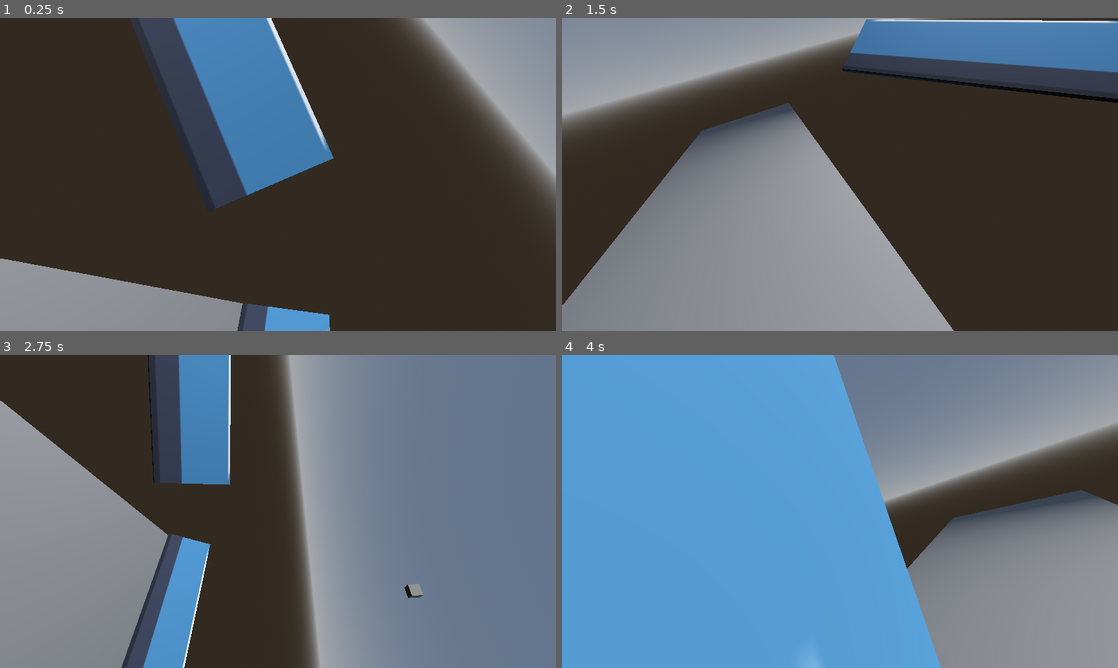
Above: before the commit, frames 1-4 (two rows, left to right).
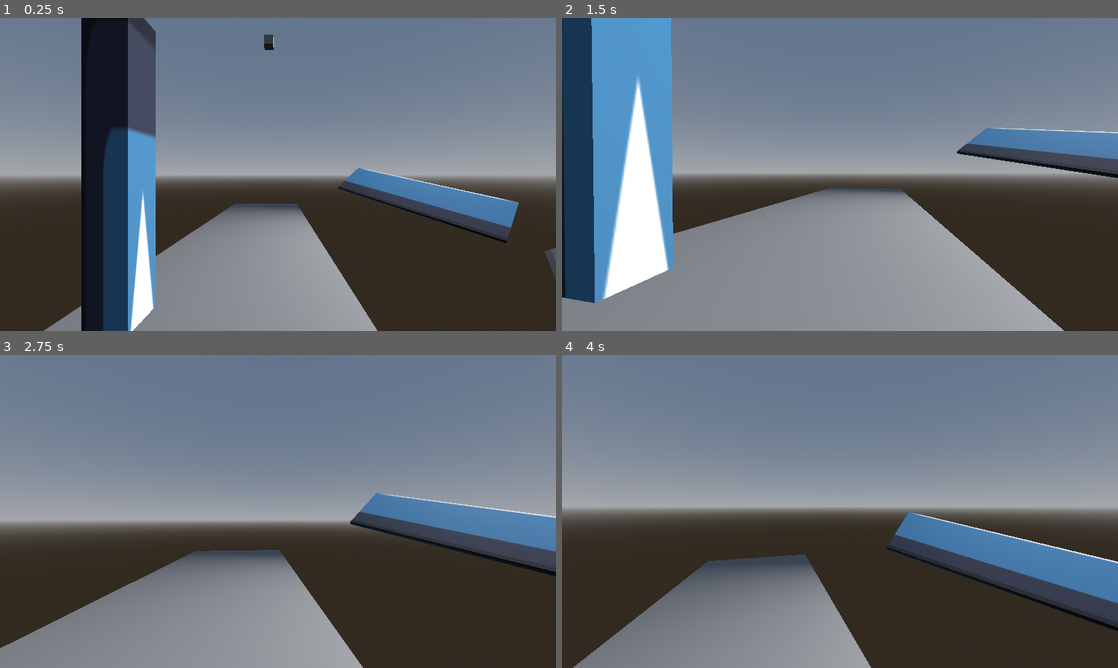
Above: after the commit, the same moments.

Repository: DanTheDan64/titan-trackers
Game: Godot game, scene res://test_scene.tscn
The game is run twice, just before and just after one commit, with the same random seed, the same clock (stepped at 60 frames per second) and the same inputs. The engine's default icon, where the game draws it, is replaced by a stand-in: a white triangle on a blue panel in a dark square.
Inputs (mouse positions are in pixels of both pictures, inside the frame that each line leads up to):
- Up to frame 1 (0.25 s): no input
- Up to frame 2 (1.5 s): move the mouse to (867, 174) at 0.52 s; hold W (up) from 0.53 s (still down); click (867, 174) at 0.6 s; tap Space (jump) at 0.77 s; move the mouse to (812, 174) at 1.27 s; tap Shift (sneak) at 1.35 s
- Up to frame 3 (2.75 s): keep holding W (up); tap Space (jump) at 1.52 s; move the mouse to (289, 505) at 2.02 s; click (289, 505) at 2.1 s
- Up to frame 4 (4 s): keep holding W (up); move the mouse to (834, 517) at 2.77 s; tap Shift (sneak) at 2.85 s; tap Space (jump) at 3.02, 3.77 s; move the mouse to (878, 514) at 3.52 s; click (878, 514) at 3.6 s

The runs differ from the first frame. In frame 1, 75% of the frame differs, in the area x 0-100%, y 0-100%; in frame 2, 68%; in frame 3, 73%; in frame 4, 87%.

Commit message:
GRAPPLING HOOK
yeh

Diff:
--- a/Titan Trackers/player.gd
+++ b/Titan Trackers/player.gd
@@ -20,14 +20,16 @@
 var accell = states["walking"][1]
 const JUMP_VELOCITY = 6
 
+@onready var cam = $"../cam"
+
 func _ready():
 	Input.mouse_mode = Input.MOUSE_MODE_CAPTURED
 
 func _input(event):
 	if event is InputEventMouseMotion:
-		rotation_degrees.y += -event.relative.x * sens
-		$Camera3D.rotation_degrees.x += -event.relative.y * sens
-		$Camera3D.rotation_degrees.x = clamp($Camera3D.rotation_degrees.x, -90, 90)
+		cam.rotation_degrees.y += -event.relative.x * sens
+		cam.rotation_degrees.x += -event.relative.y * sens
+		cam.rotation_degrees.x = clamp(cam.rotation_degrees.x, -90, 90)
 	elif InputEvent:
 		if Input.is_action_pressed("escape"):
 			get_tree().quit()
@@ -44,10 +46,9 @@
 		velocity.x = move_toward(velocity.x, direction.x * max_speed, accell * delta)
 		velocity.z = move_toward(velocity.z, direction.z * max_speed, accell * delta)
 	else:
+		$"..".global_rotation_degrees = Vector3.ZERO
+		position = Vector3.ZERO
 
-		#$"..".rotation_degrees = Vector3.ZERO
-		position = Vector3.ZERO
-		global_rotation_degrees = get_rotation_degrees()
 
 	match state:
 		"walking": walking(delta)
--- /dev/null
+++ b/Titan Trackers/player.tscn
@@ -0,0 +1,47 @@
+[gd_scene load_steps=6 format=3 uid="uid://cwdapu7o4fdlh"]
+
+[ext_resource type="Script" path="res://player.gd" id="1_mrykw"]
+
+[sub_resource type="BoxMesh" id="BoxMesh_wytqq"]
+
+[sub_resource type="CapsuleShape3D" id="CapsuleShape3D_4r681"]
+
+[sub_resource type="CapsuleShape3D" id="CapsuleShape3D_1si1p"]
+
+[sub_resource type="CapsuleMesh" id="CapsuleMesh_wj07u"]
+
+[node name="RigidBody3D" type="RigidBody3D"]
+transform = Transform3D(1, 0, 0, 0, 1, 0, 0, 0, 1, 12, 28, 36)
+collision_layer = 0
+linear_velocity = Vector3(0, 0, -30)
+
+[node name="MeshInstance3D" type="MeshInstance3D" parent="."]
+visible = false
+mesh = SubResource("BoxMesh_wytqq")
+
+[node name="CollisionShape3D" type="CollisionShape3D" parent="."]
+transform = Transform3D(1, 0, 0, 0, 1, 0, 0, 0, 1, 0, 1, 0)
+shape = SubResource("CapsuleShape3D_4r681")
+
+[node name="Marker3D" type="Marker3D" parent="."]
+
+[node name="cam" type="Camera3D" parent="Marker3D"]
+transform = Transform3D(1, 0, -2.98023e-08, 0, 1, 0, 2.98023e-08, 0, 1, 0, 1.25, 0)
+near = 0.001
+
+[node name="CharacterBody3D" type="CharacterBody3D" parent="Marker3D"]
+transform = Transform3D(0.999999, 0, 0, 0, 1.5, 0, 0, 0, 0.999999, 0, 0, 0)
+collision_layer = 0
+floor_stop_on_slope = false
+floor_max_angle = 0.523599
+floor_snap_length = 0.4
+script = ExtResource("1_mrykw")
+metadata/_edit_group_ = true
+
+[node name="CollisionShape3D" type="CollisionShape3D" parent="Marker3D/CharacterBody3D"]
+transform = Transform3D(1, 0, -2.98023e-08, 0, 1, 0, 2.98023e-08, 0, 1, 0, 0.333333, 0)
+shape = SubResource("CapsuleShape3D_1si1p")
+
+[node name="MeshInstance3D" type="MeshInstance3D" parent="Marker3D/CharacterBody3D"]
+transform = Transform3D(1, 0, -2.98023e-08, 0, 1, 0, 2.98023e-08, 0, 1, 0, 0.333333, 0)
+mesh = SubResource("CapsuleMesh_wj07u")
--- a/Titan Trackers/test_scene.tscn
+++ b/Titan Trackers/test_scene.tscn
@@ -1,7 +1,16 @@
-[gd_scene load_steps=16 format=3 uid="uid://bnqe2scl2i4rg"]
+[gd_scene load_steps=12 format=3 uid="uid://bnqe2scl2i4rg"]
 
-[ext_resource type="Script" path="res://player.gd" id="1_ylkol"]
 [ext_resource type="Texture2D" uid="uid://b4e61fcesrbkk" path="res://icon.svg" id="2_t4kl2"]
+[ext_resource type="PackedScene" uid="uid://cwdapu7o4fdlh" path="res://player.tscn" id="2_uhwxe"]
+
+[sub_resource type="ProceduralSkyMaterial" id="ProceduralSkyMaterial_8j0qs"]
+
+[sub_resource type="Sky" id="Sky_jbla2"]
+sky_material = SubResource("ProceduralSkyMaterial_8j0qs")
+
+[sub_resource type="Environment" id="Environment_h8gqh"]
+background_mode = 2
+sky = SubResource("Sky_jbla2")
 
 [sub_resource type="BoxShape3D" id="BoxShape3D_newsb"]
 
@@ -19,25 +28,31 @@
 [sub_resource type="StandardMaterial3D" id="StandardMaterial3D_hih2b"]
 albedo_texture = ExtResource("2_t4kl2")
 
-[sub_resource type="ProceduralSkyMaterial" id="ProceduralSkyMaterial_8j0qs"]
-
-[sub_resource type="Sky" id="Sky_jbla2"]
-sky_material = SubResource("ProceduralSkyMaterial_8j0qs")
-
-[sub_resource type="Environment" id="Environment_h8gqh"]
-background_mode = 2
-sky = SubResource("Sky_jbla2")
-
-[sub_resource type="BoxMesh" id="BoxMesh_wytqq"]
-
-[sub_resource type="BoxShape3D" id="BoxShape3D_j4ggq"]
-
-[sub_resource type="CapsuleShape3D" id="CapsuleShape3D_1si1p"]
-
-[sub_resource type="CapsuleMesh" id="CapsuleMesh_wj07u"]
-
 [node name="Node3D" type="Node3D"]
 transform = Transform3D(1, 0, 0, 0, 1, 0, 0, 0, 1, 0, 1, 0)
+
+[node name="SpotLight3D" type="SpotLight3D" parent="."]
+transform = Transform3D(-0.568654, -0.420019, 0.70726, 0.0074801, 0.857134, 0.515038, -0.822543, 0.298169, -0.484271, 150.732, 105.805, -96.0768)
+light_energy = 300.0
+spot_range = 408.0
+
+[node name="WorldEnvironment" type="WorldEnvironment" parent="."]
+environment = SubResource("Environment_h8gqh")
+
+[node name="StaticBody3D6" type="StaticBody3D" parent="."]
+transform = Transform3D(1, 0, -2.98023e-08, 0, 1, 0, 2.98023e-08, 0, 1, 11.1435, 41.9674, 8.95584)
+metadata/_edit_group_ = true
+
+[node name="CollisionShape3D" type="CollisionShape3D" parent="StaticBody3D6"]
+shape = SubResource("BoxShape3D_newsb")
+
+[node name="MeshInstance3D" type="MeshInstance3D" parent="StaticBody3D6"]
+mesh = SubResource("BoxMesh_fqadi")
+
+[node name="PinJoint3D" type="PinJoint3D" parent="StaticBody3D6"]
+node_a = NodePath("..")
+node_b = NodePath("../../RigidBody3D")
+exclude_nodes_from_collision = false
 
 [node name="terrain" type="Node" parent="."]
 
@@ -51,7 +66,7 @@
 mesh = SubResource("BoxMesh_fqadi")
 
 [node name="StaticBody3D5" type="StaticBody3D" parent="terrain"]
-transform = Transform3D(8, 0, 0, 0, 60, 0, 0, 0, 8, 0, 30, -11.129)
+transform = Transform3D(8, 0, 0, 0, 60, 0, 0, 0, 8, -18, 30, -8.129)
 
 [node name="CollisionShape3D" type="CollisionShape3D" parent="terrain/StaticBody3D5"]
 shape = SubResource("BoxShape3D_newsb")
@@ -94,57 +109,4 @@
 material_override = SubResource("StandardMaterial3D_hih2b")
 mesh = SubResource("BoxMesh_fqadi")
 
-[node name="SpotLight3D" type="SpotLight3D" parent="."]
-transform = Transform3D(-0.568654, -0.420019, 0.70726, 0.0074801, 0.857135, 0.515038, -0.822543, 0.298169, -0.484271, 150.732, 105.805, -96.0768)
-light_energy = 300.0
-spot_range = 408.0
-
-[node name="WorldEnvironment" type="WorldEnvironment" parent="."]
-environment = SubResource("Environment_h8gqh")
-
-[node name="PinJoint3D" type="PinJoint3D" parent="."]
-transform = Transform3D(1, 0, -2.98023e-08, 0, 1, 0, 2.98023e-08, 0, 1, 11.1435, 41.9674, 8.95584)
-node_a = NodePath("../StaticBody3D6")
-node_b = NodePath("../RigidBody3D")
-exclude_nodes_from_collision = false
-
-[node name="StaticBody3D6" type="StaticBody3D" parent="."]
-transform = Transform3D(1, 0, -2.98023e-08, 0, 1, 0, 2.98023e-08, 0, 1, 11.1435, 41.9674, 8.95584)
-metadata/_edit_group_ = true
-
-[node name="CollisionShape3D" type="CollisionShape3D" parent="StaticBody3D6"]
-shape = SubResource("BoxShape3D_newsb")
-
-[node name="MeshInstance3D" type="MeshInstance3D" parent="StaticBody3D6"]
-mesh = SubResource("BoxMesh_fqadi")
-
-[node name="RigidBody3D" type="RigidBody3D" parent="."]
-transform = Transform3D(1, 0, 0, 0, 1, 0, 0, 0, 1, 27, 27, 20)
-collision_layer = 0
-linear_velocity = Vector3(0, 0, -30)
-
-[node name="MeshInstance3D" type="MeshInstance3D" parent="RigidBody3D"]
-mesh = SubResource("BoxMesh_wytqq")
-
-[node name="CollisionShape3D" type="CollisionShape3D" parent="RigidBody3D"]
-shape = SubResource("BoxShape3D_j4ggq")
-
-[node name="CharacterBody3D" type="CharacterBody3D" parent="RigidBody3D"]
-transform = Transform3D(0.999999, 0, 0, 0, 1.5, 0, 0, 0, 0.999999, 0, 0, 0)
-collision_layer = 0
-floor_stop_on_slope = false
-floor_max_angle = 0.523599
-floor_snap_length = 0.4
-script = ExtResource("1_ylkol")
-metadata/_edit_group_ = true
-
-[node name="CollisionShape3D" type="CollisionShape3D" parent="RigidBody3D/CharacterBody3D"]
-transform = Transform3D(1, 0, -2.98023e-08, 0, 1, 0, 2.98023e-08, 0, 1, 0, 0.333333, 0)
-shape = SubResource("CapsuleShape3D_1si1p")
-
-[node name="MeshInstance3D" type="MeshInstance3D" parent="RigidBody3D/CharacterBody3D"]
-transform = Transform3D(1, 0, -2.98023e-08, 0, 1, 0, 2.98023e-08, 0, 1, 0, 0.333333, 0)
-mesh = SubResource("CapsuleMesh_wj07u")
-
-[node name="Camera3D" type="Camera3D" parent="RigidBody3D/CharacterBody3D"]
-transform = Transform3D(1, 0, -2.98023e-08, 0, 0.666667, 0, 2.98023e-08, 0, 1, 0, 0.833332, -0.268955)
+[node name="RigidBody3D" parent="." instance=ExtResource("2_uhwxe")]
